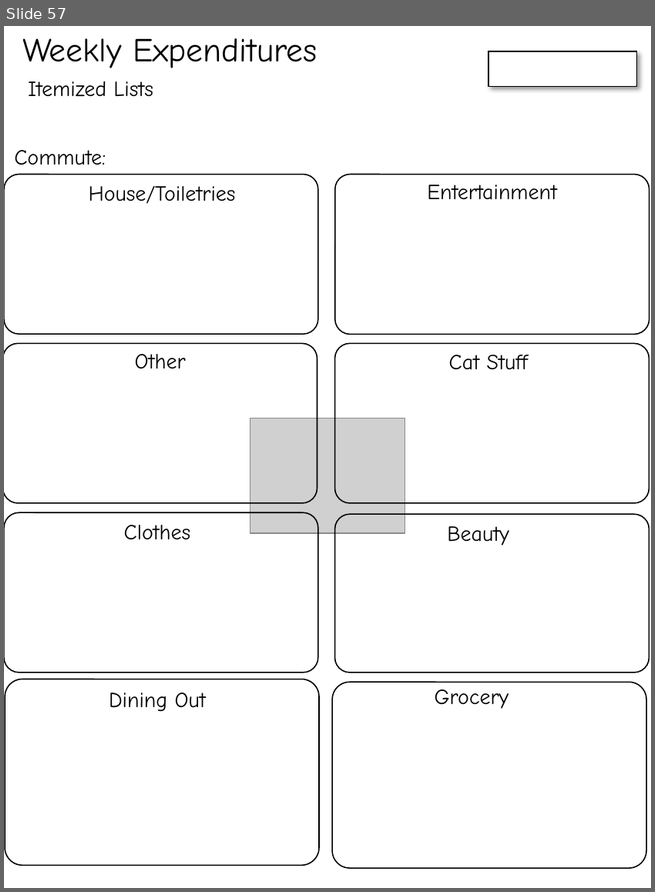
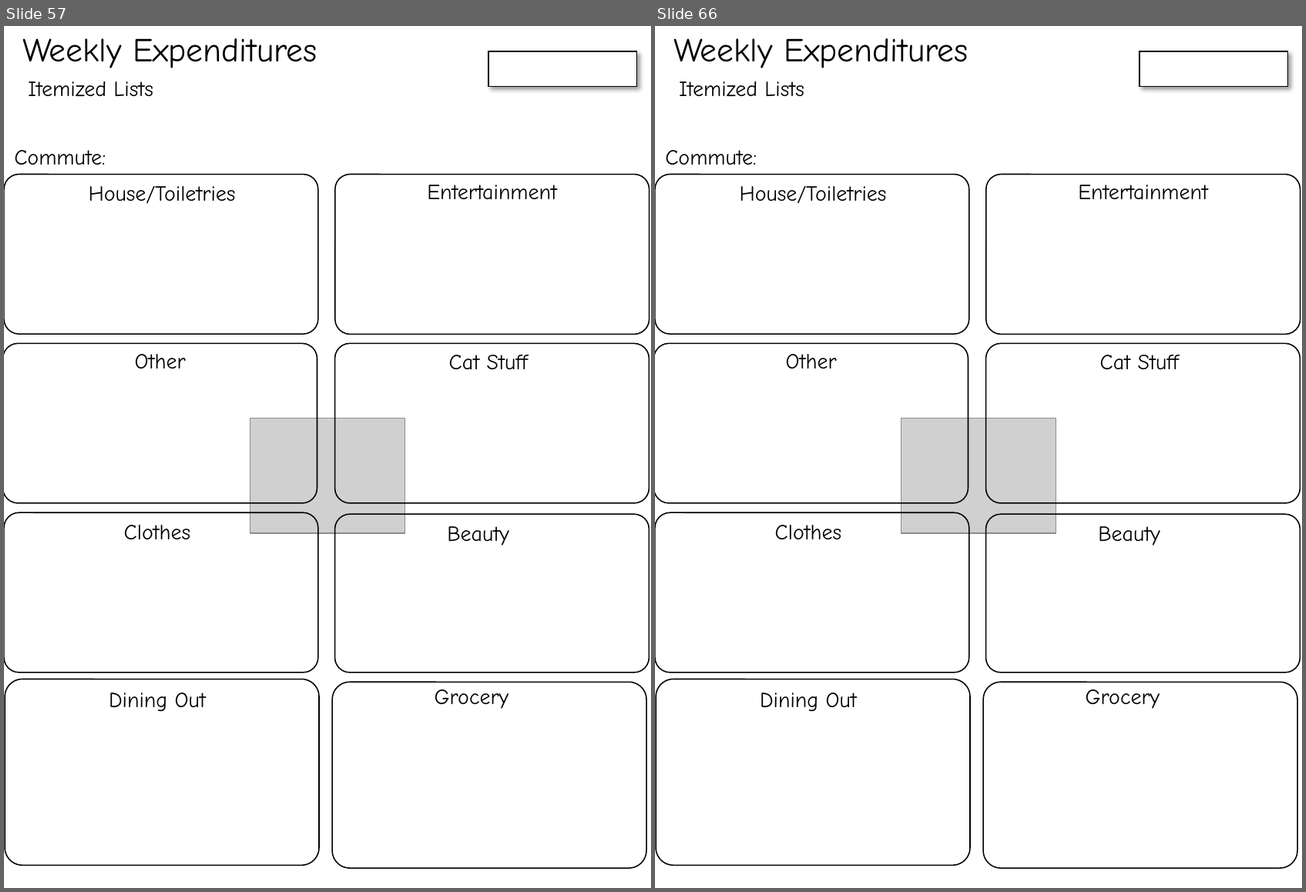
Before and after one commit to cds70409/cds70409.github.io, a slide deck: bujo_printouts.pptx. Shown side by side, each under a label of ours: slide 57 before the commit, slides 57 and 66 after it; the slides between them are not shown. The pictures are 655x892 and 1306x892 pixels, drawn with LibreOffice and Linux fonts; fonts in the diff are those of the drawing; grey boxes stand for pictures. Boxes give left, top, right and bottom in pixels: in the first picture for what was removed or moved away, otherwise in the second. Text is boxed around its words. In the diff, an @@ line names an element or a change of style, - is before the commit and + after.

```diff
--- a/bujo_printouts.pptx
+++ b/bujo_printouts.pptx
@@ slide 66 added at <box>655,26,1302,888</box>, background #FFFFFF @@
@@ text added at <box>673,38,968,68</box>, 28 pt, text #000000 @@
+Weekly Expenditures
@@ rectangle added at <box>1139,52,1288,86</box>, fill #FFFFFF, outline #000000 1 pt @@
@@ text added at <box>679,81,804,97</box>, 18 pt, text #000000 @@
+Itemized Lists
@@ text added at <box>665,150,757,165</box>, 18 pt, text #000000 @@
+Commute:
@@ rounded rectangle added at <box>655,175,969,334</box>, outline #000000 1 pt @@
@@ text added at <box>740,186,887,204</box>, 18 pt, text #000000 @@
+House/Toiletries
@@ rounded rectangle added at <box>986,175,1300,335</box>, outline #000000 1 pt @@
@@ text added at <box>1078,185,1208,200</box>, 18 pt, text #000000 @@
+Entertainment
@@ rounded rectangle added at <box>655,343,968,503</box>, outline #000000 1 pt @@
@@ rounded rectangle added at <box>986,343,1300,503</box>, outline #000000 1 pt @@
@@ text added at <box>786,354,837,369</box>, 18 pt, text #000000 @@
+Other
@@ text added at <box>1100,355,1179,370</box>, 18 pt, text #000000 @@
+Cat Stuff
@@ picture added at <box>901,419,1056,533</box> @@
@@ rounded rectangle added at <box>655,513,969,673</box>, outline #000000 1 pt @@
@@ text added at <box>775,525,842,540</box>, 18 pt, text #000000 @@
+Clothes
@@ rounded rectangle added at <box>986,514,1300,673</box>, outline #000000 1 pt @@
@@ text added at <box>1098,526,1160,546</box>, 18 pt, text #000000 @@
+Beauty
@@ rounded rectangle added at <box>656,680,970,866</box>, outline #000000 1 pt @@
@@ text added at <box>760,693,857,712</box>, 18 pt, text #000000 @@
+Dining Out
@@ rounded rectangle added at <box>984,682,1297,868</box>, outline #000000 1 pt @@
@@ text added at <box>1085,690,1160,709</box>, 18 pt, text #000000 @@
+Grocery
```
Also in this commit, not shown: 8 other slides added.
